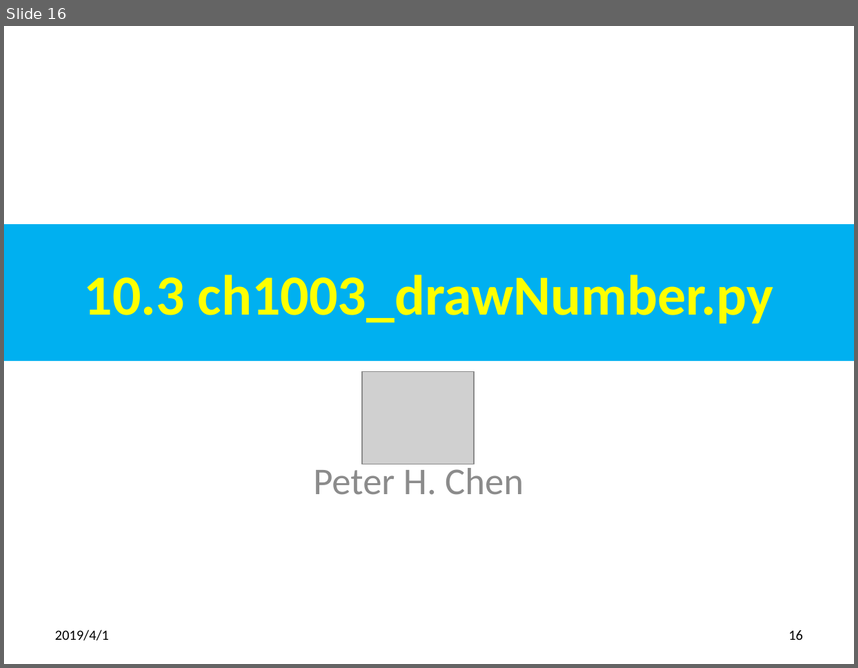
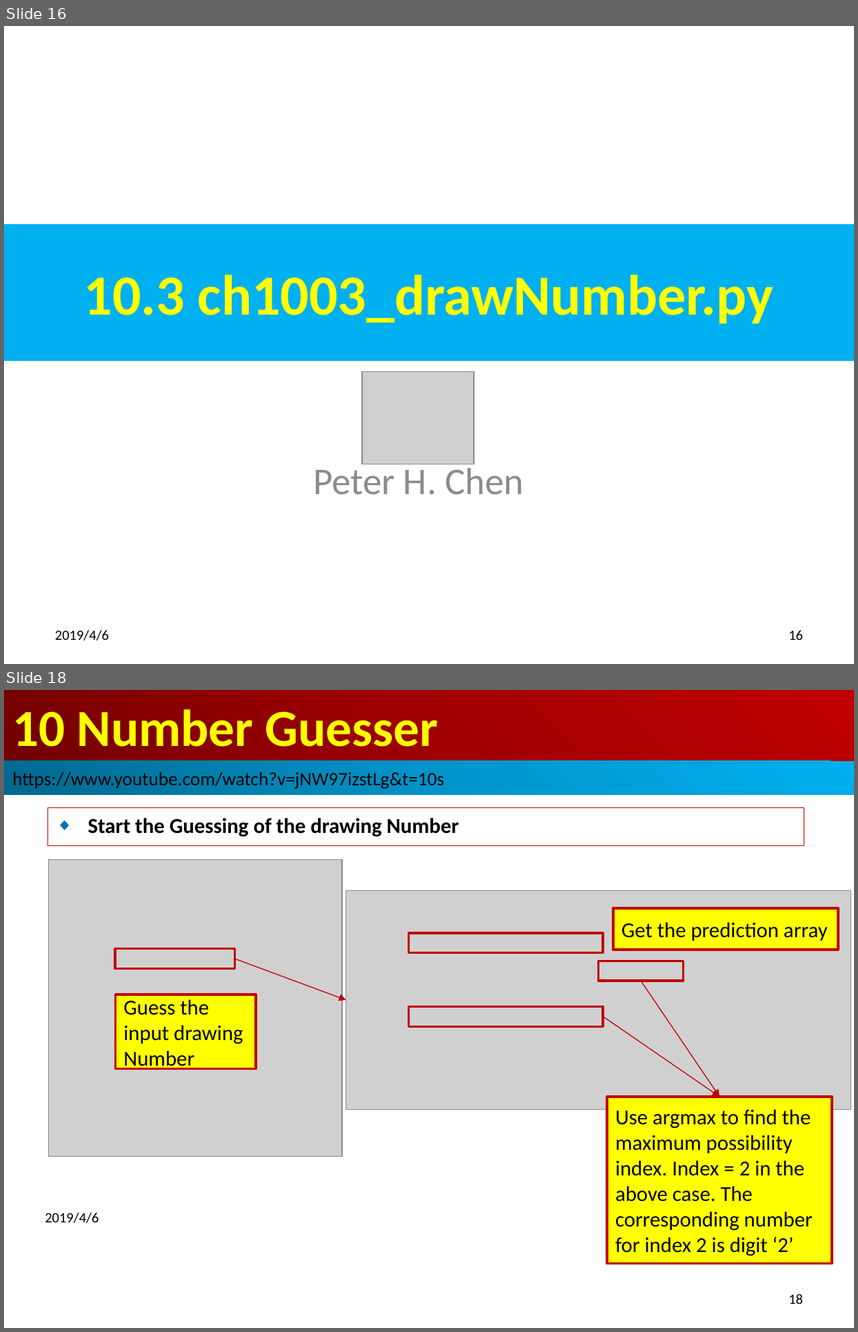
Before and after one commit to peterhchen/100-TensorFlow-DeepLearning-Basic, a slide deck: ch10_DataModel/ch10_Number_Guesser.pptx. Shown one above the other, each under a label of ours: slide 16 before the commit, slides 16 and 18 after it; the slides between them are not shown. The pictures are 858x668 and 858x1332 pixels, drawn with LibreOffice and Linux fonts; fonts in the diff are those of the drawing; grey boxes stand for pictures. Boxes give left, top, right and bottom in pixels: in the first picture for what was removed or moved away, otherwise in the second. Text is boxed around its words. In the diff, an @@ line names an element or a change of style, - is before the commit and + after.

```diff
--- a/ch10_DataModel/ch10_Number_Guesser.pptx
+++ b/ch10_DataModel/ch10_Number_Guesser.pptx
@@ slide 18 added at <box>4,690,854,1328</box>, background #FFFFFF @@
@@ title added at <box>4,690,854,761</box>, fill gradient #720000 to #A20000 to #C00000, 44 pt, text #FFFF00, bold @@
+10 Number Guesser
@@ rectangle added at <box>4,761,854,795</box>, fill gradient #00688E to #0094CA to #00B0F0, 16 pt, text #000000 @@
+https://www.youtube.com/watch?v=jNW97izstLg&t=10s
@@ subtitle added at <box>47,808,804,847</box>, outline #C00000 0.75 pt, 18 pt, text #000000, bold @@
+◆ Start the Guessing of the drawing Number
@@ picture added at <box>48,859,341,1156</box> @@
@@ picture added at <box>346,891,851,1109</box> @@
@@ rectangle added at <box>613,909,839,949</box>, fill #FFFF00, outline #C00000 2 pt, 18 pt, text #000000 @@
+Get the prediction array
@@ rectangle added at <box>408,933,604,953</box>, outline #C00000 2 pt @@
@@ rectangle added at <box>115,949,235,969</box>, outline #C00000 2 pt @@
@@ arrow added from (234, 958) to (346, 999), #C00000 0.75 pt @@
@@ rectangle added at <box>598,961,683,980</box>, outline #C00000 2 pt @@
@@ rectangle added at <box>115,994,256,1068</box>, fill #FFFF00, outline #C00000 2 pt, 18 pt, text #000000 @@
+Guess the input drawing Number
@@ arrow added from (641, 980) to (720, 1096), #C00000 0.75 pt @@
@@ rectangle added at <box>408,1006,604,1026</box>, outline #C00000 2 pt @@
@@ arrow added from (604, 1016) to (720, 1096), #C00000 0.75 pt @@
@@ rectangle added at <box>606,1096,832,1263</box>, fill #FFFF00, outline #C00000 2 pt, 18 pt, text #000000 @@
+Use argmax to find the maximum possibility index. Index = 2 in the above case. The corresponding number for index 2 is digit ‘2’
@@ text added at <box>45,1212,99,1223</box>, 12 pt, text #000000 @@
+2019/4/6
@@ page number added at <box>789,1294,803,1303</box>, 12 pt, text #000000 @@
+18
@@ slide 16 changed as well @@
@@ text at <box>55,629,109,640</box>: text changed @@
-2019/4/1
+2019/4/6
```
Also in this commit, not shown: 24 other slides changed, 1 other slide added.
